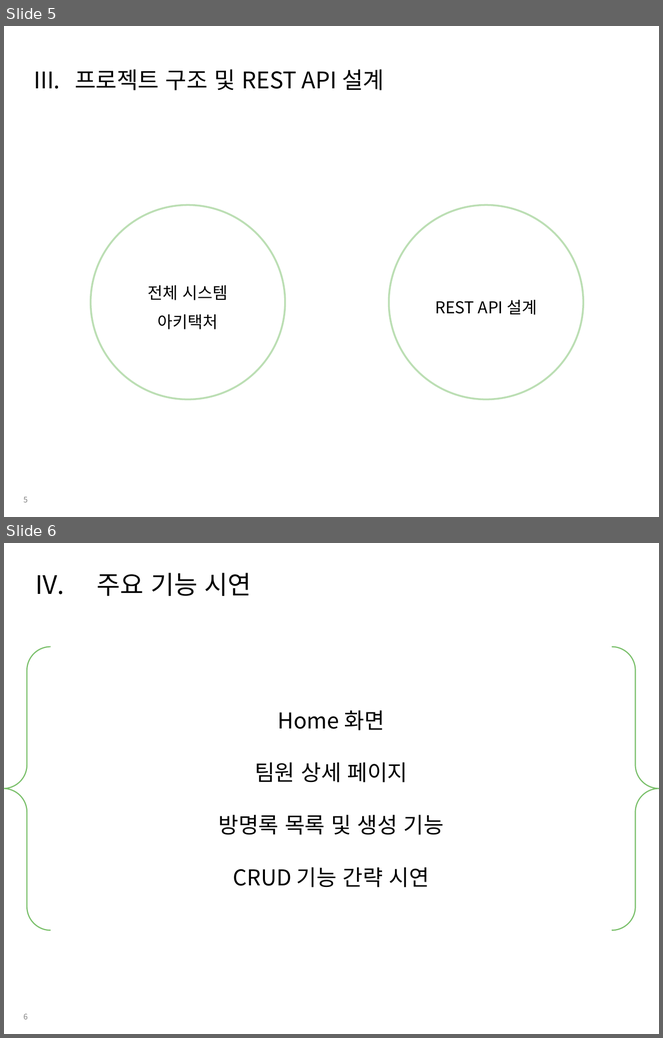
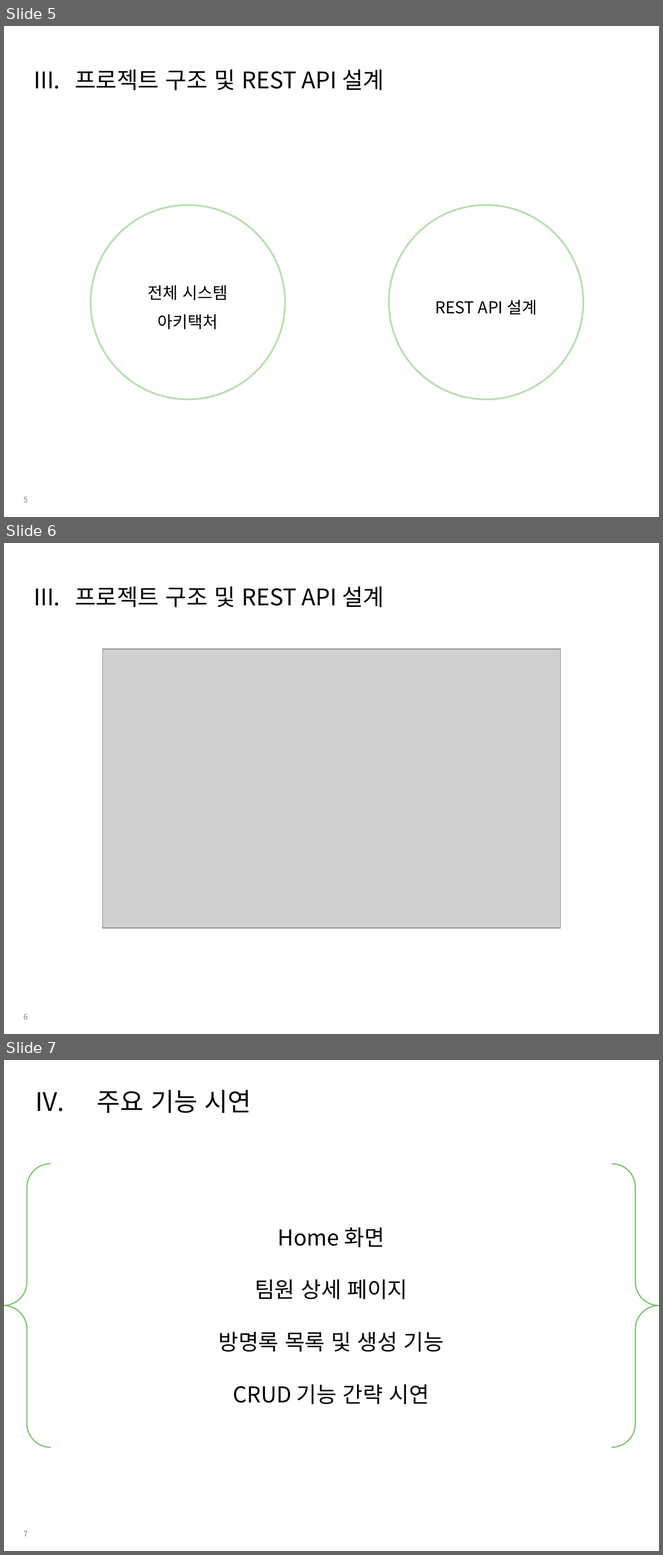
Before and after one commit to sparta-9team/week1, a slide deck: 9조_발표_ppt.pptx. Shown one above the other, each under a label of ours: slides 5 and 6 before the commit, slides 5, 6 and 7 after it. The pictures are 663x1038 and 663x1555 pixels, drawn with LibreOffice and Linux fonts; fonts in the diff are those of the drawing; grey boxes stand for pictures. Boxes give left, top, right and bottom in pixels: in the first picture for what was removed or moved away, otherwise in the second. Text is boxed around its words. In the diff, an @@ line names an element or a change of style, - is before the commit and + after.

Commit message:
rest api 설계 사진 추가

```diff
--- a/9조_발표_ppt.pptx
+++ b/9조_발표_ppt.pptx
@@ slide 6 added at (x1=4, y1=543, x2=659, y2=1034), background #FFFFFF; not listed: 1 template element that a slide beside it also shows @@
@@ title added at (x1=75, y1=586, x2=384, y2=607), 25.2 pt, text #000000 @@
+III. 프로젝트 구조 및 REST API 설계
@@ picture added at (x1=102, y1=649, x2=560, y2=928) @@
@@ what was slide 6 is now slide 7 @@
@@ page number at (x1=23, y1=1531, x2=27, y2=1537): text changed @@
-6
+7
```
